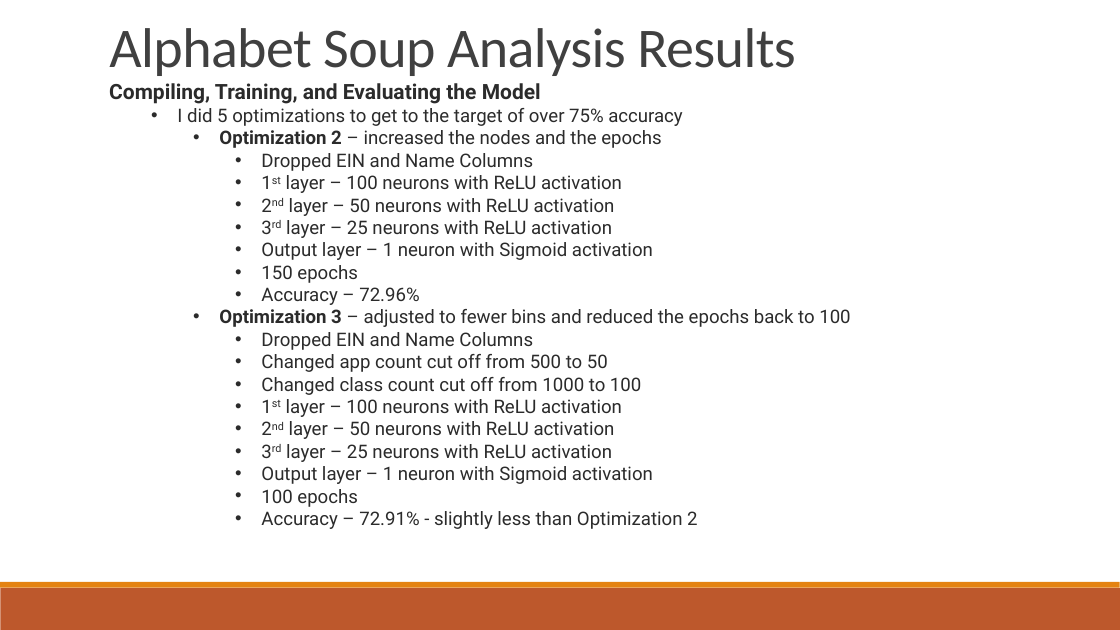
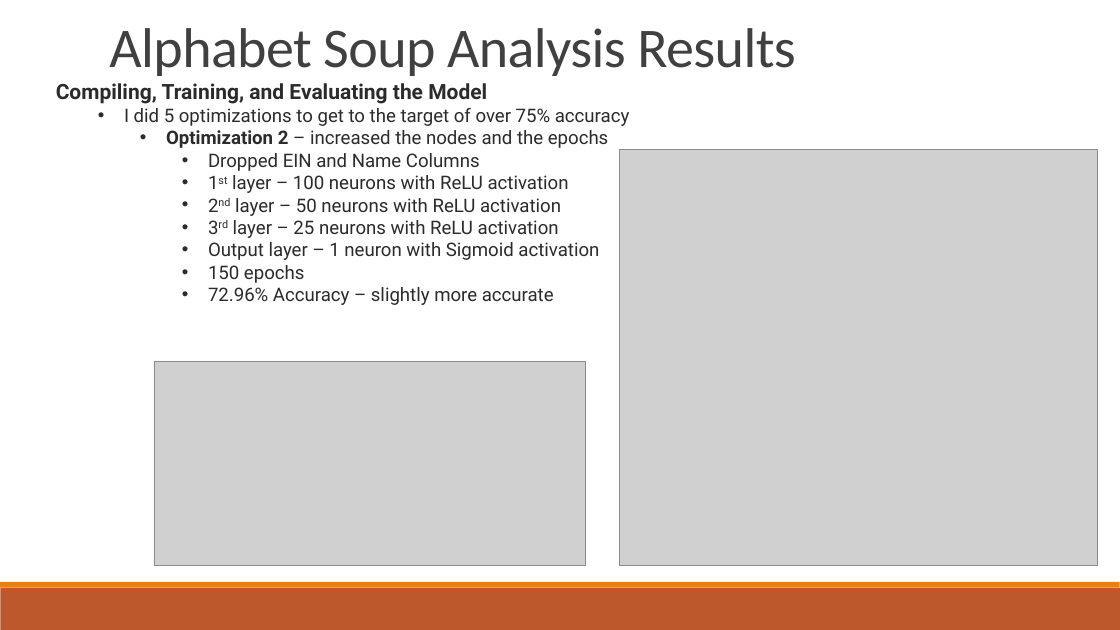
Before and after one commit to RaeAnnG/deep-learning-challenge, a slide deck: slide 6 of Alphabet Soup Analysis.pptx (slide 5 before the commit). Drawn at 1120x630 pixels with LibreOffice and Linux fonts; fonts in the diff are those of the drawing; grey boxes stand for pictures. Boxes give left, top, right and bottom in pixels: in the first picture for what was removed or moved away, otherwise in the second. Text is boxed around its words. In the diff, an @@ line names an element or a change of style, - is before the commit and + after.

Commit message:
Add files via upload
Updated Analysis Files 3.11.24

```diff
--- a/Alphabet Soup Analysis.pptx
+++ b/Alphabet Soup Analysis.pptx
@@ text "Compiling, Training, and Evaluating the ...": place and size @@
-text "Compiling, Training, and Evaluating the ..." at [109, 83, 850, 529]
+text "Compiling, Training, and Evaluating the ..." at [56, 83, 629, 305]
@@ picture added at [619, 150, 1097, 566] @@
@@ text at [208, 287, 554, 305]: text changed @@
-      • Accuracy – 72.96%
-    • Optimization 3 – adjusted to fewer bins and reduced the epochs back to 100
-      • Dropped EIN and Name Columns
-      • Changed app count cut off from 500 to 50
-      • Changed class count cut off from 1000 to 100
-      • 1st layer – 100 neurons with ReLU activation
-      • 2nd layer – 50 neurons with ReLU activation
-      • 3rd layer – 25 neurons with ReLU activation
-      • Output layer – 1 neuron with Sigmoid activation
-      • 100 epochs
-      • Accuracy – 72.91% - slightly less than Optimization 2
+      • 72.96% Accuracy – slightly more accurate
@@ picture added at [154, 361, 585, 565] @@
```
Also in this commit, not shown: 4 other slides changed, 3 slides added, 1 other file.
